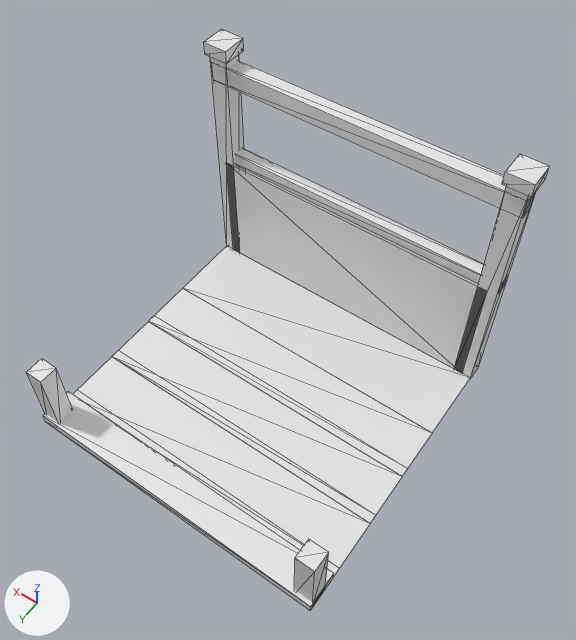
The glTF model art/kit/buildings/building.stair_down/building.stair_down.4.glb as it was, and as the next commit left it.
Rendered twice from a camera (50 mm lens) standing at (-0.86, 1.076, 2.154) and looking at (-0.065, -0.037, 0.406). The axes (+X, +Y, +Z) are drawn at lower left. The lights are the same throughout. The older version comes first. Mesh edges are drawn as thin lines. Vertices at exactly the same position are counted once.

Objects in the first picture: 'stair_down'.
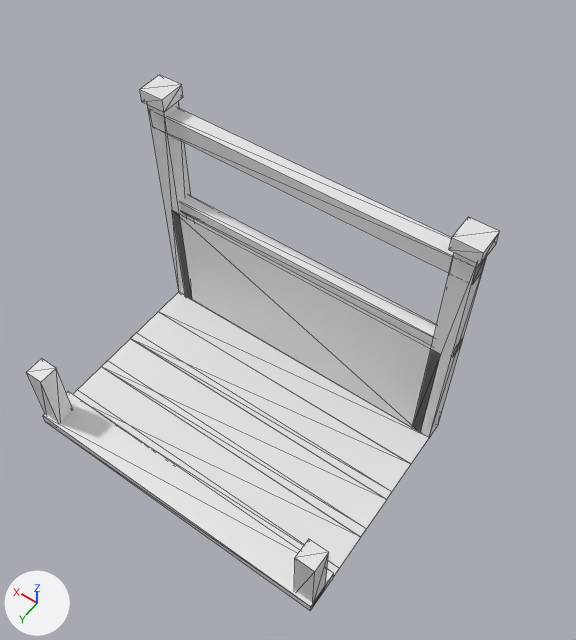
Location of each change, [x1, y1, x2, y2] in pixels of the pictures (576 x 640 px; the box of a moved part takes in the faces that stretch with it):
'stair_down', reshaped (10% narrower, 8% shorter): before [26, 29, 550, 610]; after [26, 75, 500, 610]
part 1 of me_stair_down, moved or reshaped: before [112, 351, 375, 523]; after [101, 361, 366, 537]
part 2 of me_stair_down, moved or reshaped: before [149, 316, 407, 476]; after [130, 333, 392, 499]
part 3 of me_stair_down, moved or reshaped: before [226, 163, 487, 372]; after [173, 211, 440, 433]
part 4 of me_stair_down, moved or reshaped: before [454, 186, 536, 378]; after [412, 252, 487, 438]
part 5 of me_stair_down, moved or reshaped: before [502, 154, 550, 197]; after [449, 217, 500, 265]
part 6 of me_stair_down, moved or reshaped: before [210, 55, 246, 252]; after [148, 101, 194, 299]
part 7 of me_stair_down, moved or reshaped: before [204, 29, 244, 64]; after [140, 75, 183, 112]
part 8 of me_stair_down, moved or reshaped: before [228, 61, 533, 216]; after [166, 108, 485, 281]
part 9 of me_stair_down, moved or reshaped: before [235, 148, 507, 292]; after [180, 195, 462, 356]
part 10 of me_stair_down, moved or reshaped: before [78, 357, 370, 568]; after [78, 367, 360, 568]
part 11 of me_stair_down, moved or reshaped: before [118, 322, 402, 522]; after [105, 339, 387, 536]
part 12 of me_stair_down, moved or reshaped: before [154, 289, 432, 475]; after [133, 312, 411, 499]
part 13 of me_stair_down, moved or reshaped: before [183, 246, 470, 433]; after [158, 292, 429, 464]

What changed in the scene script:
```text
Change me_stair_down:
    used by ob_stair_down; location = (0.0, 0.0, 0.0)
    remove me_stair_down.from_pydata(...)  # 104 vertices, 124 faces; spans x -0.51..0.51, y -0.51..0.47, z 0.0..0.85
    add me_stair_down.from_pydata(...)  # 104 vertices, 124 faces; spans x -0.51..0.51, y -0.24..0.47, z 0.0..0.85
    me_stair_down part 1: the loose piece of 4 vertices spanning x -0.5..0.5, y 0.14..0.17, z 0.006 is moved by (0.0, 0.05, 0.0)
    me_stair_down part 2: the loose piece of 4 vertices spanning x -0.5..0.5, y -0.04..-0.01, z 0.007 is moved by (0.0, 0.09, 0.0)
    me_stair_down part 3: the loose piece of 4 vertices spanning x -0.47..0.47, y -0.44, z 0.005..0.42 is moved by (0.0, 0.27, 0.0)
    me_stair_down part 4: the loose piece of 8 vertices spanning x -0.5..-0.44, y -0.5..-0.44, z 0.0..0.81 is moved by (0.0, 0.27, 0.0)
    me_stair_down part 5: the loose piece of 8 vertices spanning x -0.51..-0.43, y -0.51..-0.43, z 0.81..0.85 is moved by (0.0, 0.27, 0.0)
    me_stair_down part 6: the loose piece of 8 vertices spanning x 0.44..0.5, y -0.5..-0.44, z 0.0..0.81 is moved by (0.0, 0.27, 0.0)
    me_stair_down part 7: the loose piece of 8 vertices spanning x 0.43..0.51, y -0.51..-0.43, z 0.81..0.85 is moved by (0.0, 0.27, 0.0)
    me_stair_down part 8: the loose piece of 8 vertices spanning x -0.5..0.5, y -0.495..-0.445, z 0.72..0.78 is moved by (0.0, 0.27, 0.0)
    me_stair_down part 9: the loose piece of 8 vertices spanning x -0.5..0.5, y -0.49..-0.45, z 0.42..0.46 is moved by (0.0, 0.27, 0.0)
    me_stair_down part 10: all 4 vertices in x -0.5..0.5, y 0.17, z 0.004..0.005 are moved by (0.0, 0.05, 0.0)
    me_stair_down part 11: all 4 vertices in x -0.5..0.5, y -0.01, z 0.005..0.006 are moved by (0.0, 0.09, 0.0)
    me_stair_down part 12: all 4 vertices in x -0.5..0.5, y -0.19, z 0.006..0.007 are moved by (0.0, 0.13, 0.0)
    me_stair_down part 13: all 2 vertices in x -0.5..0.5, y -0.44, z 0.007 are moved by (0.0, 0.27, 0.0)
```
